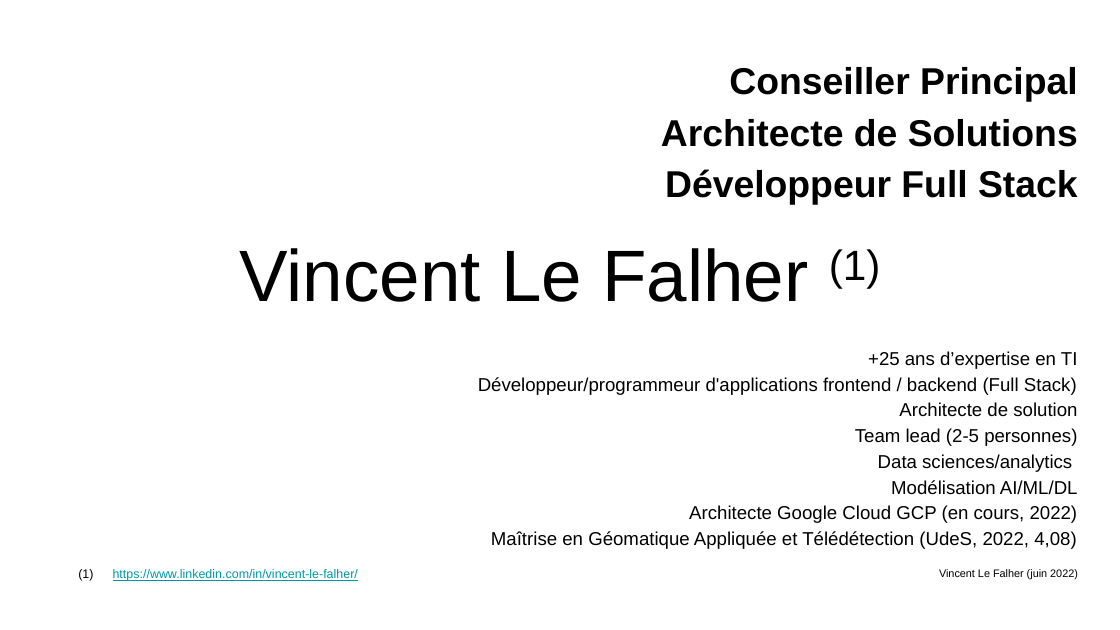
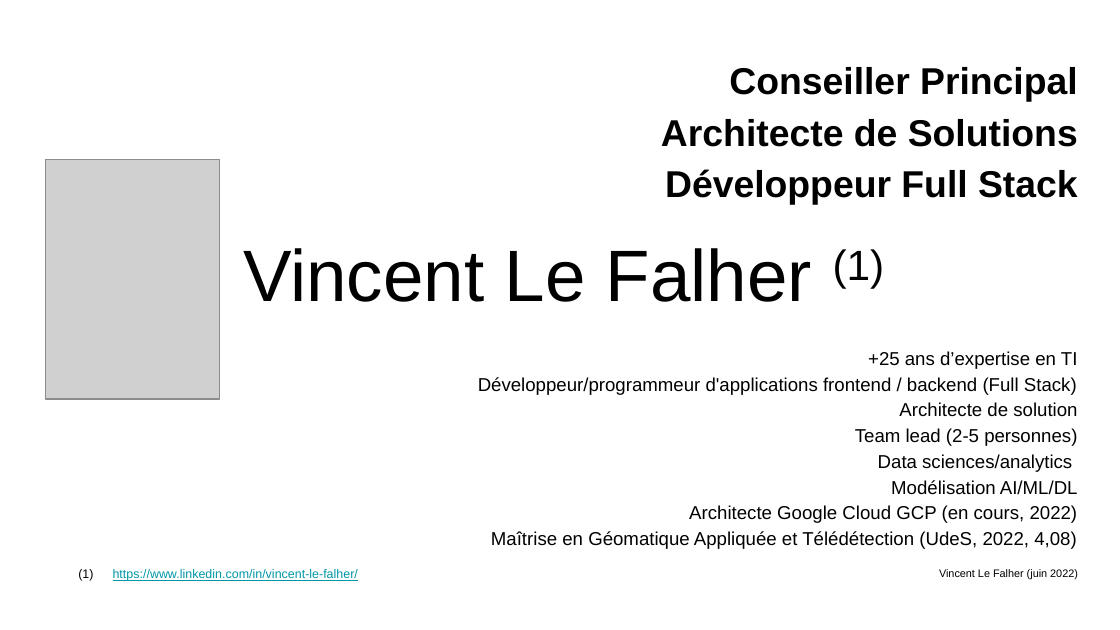
Before and after one commit to vince7lf/vince7lf.github.io, a slide deck: slide 1 of assets/Presentation CV Vincent Le Falher.pptx. Drawn at 1120x630 pixels with LibreOffice and Linux fonts; fonts in the diff are those of the drawing; grey boxes stand for pictures. Boxes give left, top, right and bottom in pixels: in the first picture for what was removed or moved away, otherwise in the second. Text is boxed around its words. In the diff, an @@ line names an element or a change of style, - is before the commit and + after.

```diff
--- a/assets/Presentation CV Vincent Le Falher.pptx
+++ b/assets/Presentation CV Vincent Le Falher.pptx
@@ picture added at (46,159,220,399) @@
@@ title "Vincent Le Falher (1)": place and size @@
-title "Vincent Le Falher (1)" at (239,248,881,302)
+title "Vincent Le Falher (1)" at (243,248,885,302)
```
Also in this commit, not shown: 10 other slides changed, 1 slide added, 1 other file.
